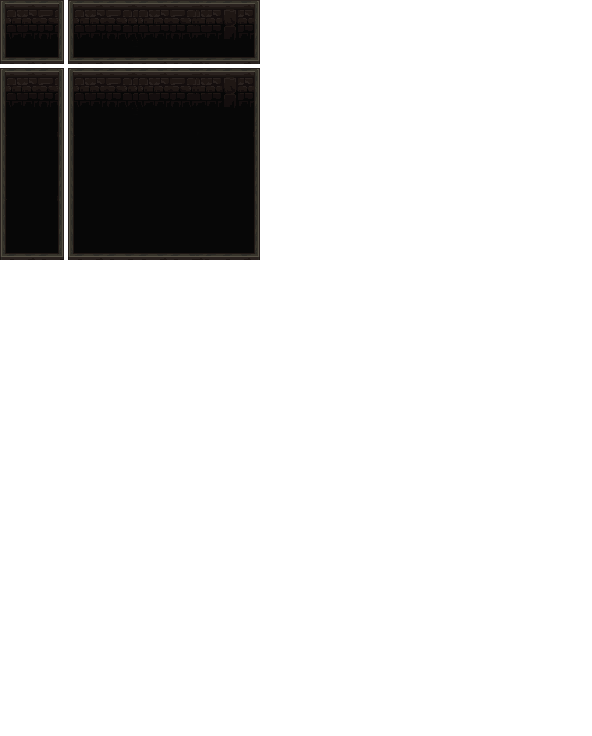
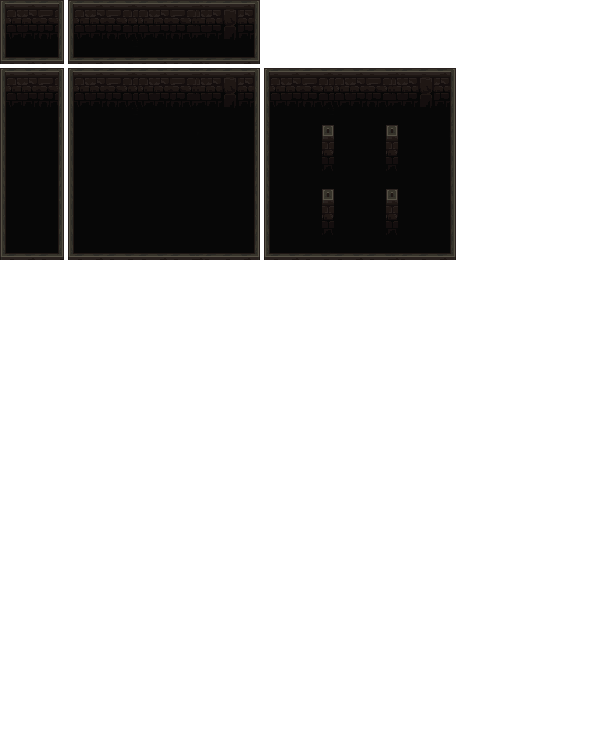
Before/after of a 592x736 layered artwork. What changed in the layer stack:
painted on "Pasted Layer #7" over [6, 68, 456, 260]
